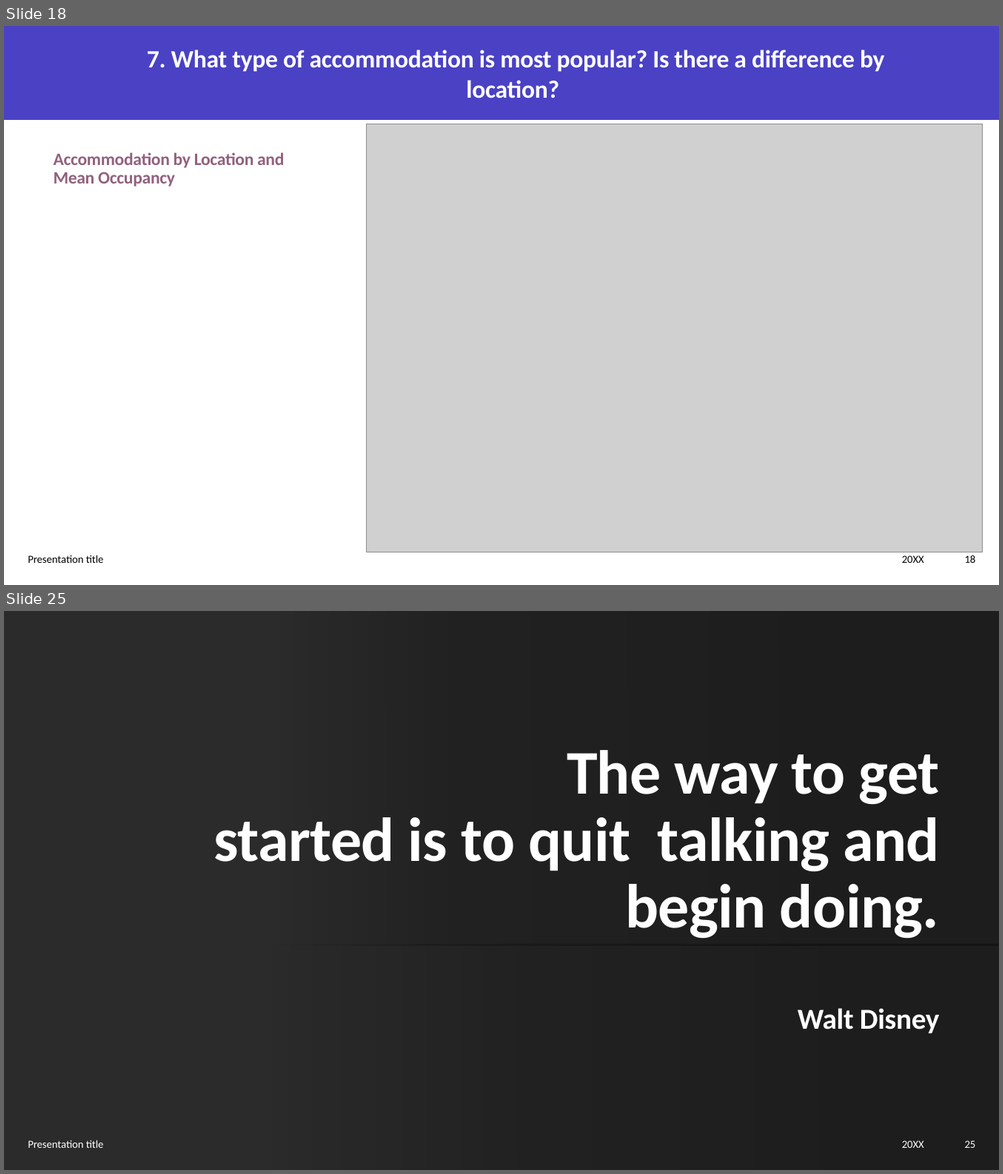
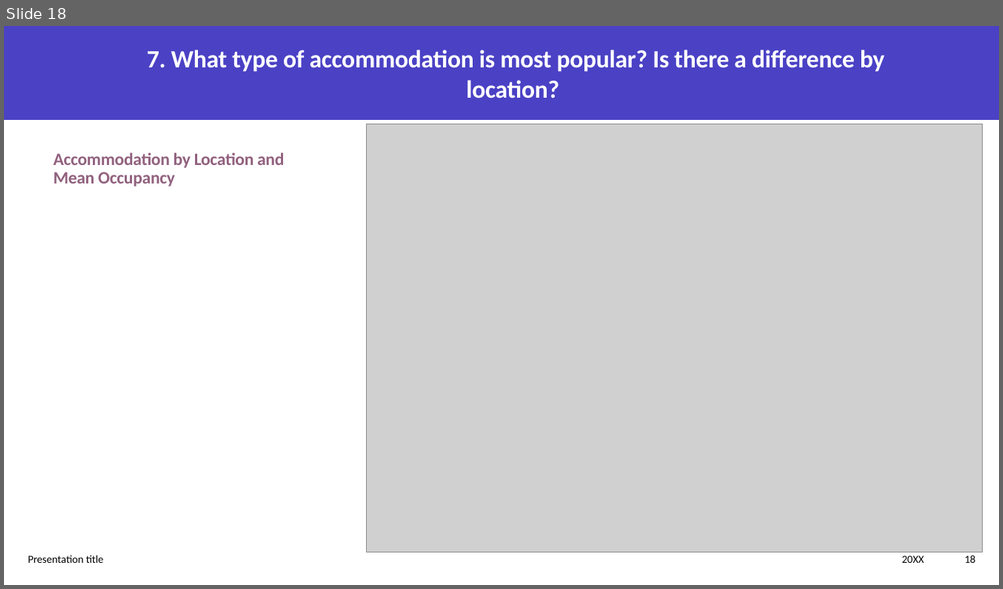
Before and after one commit to neilplenderleith/final_project_visit_scotland, a slide deck: Presentation/final_project_presentation.pptx. Shown one above the other, each under a label of ours: slides 18 and 25 before the commit, slide 18 after it; the slides between them are not shown. The pictures are 1003x1174 and 1003x589 pixels, drawn with LibreOffice and Linux fonts; fonts in the diff are those of the drawing; grey boxes stand for pictures; background and template pictures are left out; a plain dark background stands for a picture behind light text. Boxes give left, top, right and bottom in pixels: in the first picture for what was removed or moved away, otherwise in the second. Text is boxed around its words. In the diff, an @@ line names an element or a change of style, - is before the commit and + after.

```diff
--- a/Presentation/final_project_presentation.pptx
+++ b/Presentation/final_project_presentation.pptx
@@ slide 25 removed at box(4, 611, 999, 1170), background picture (left out) @@
@@ title removed at box(214, 750, 939, 939) @@
-The way to get
-started is to quit talking and begin doing.
@@ subtitle removed at box(797, 1008, 939, 1034) @@
-Walt Disney
@@ text removed at box(28, 1140, 104, 1148) @@
-Presentation title
@@ text removed at box(902, 1141, 924, 1148) @@
-20XX
@@ page number removed at box(965, 1141, 976, 1148) @@
-25
```
Also in this commit, not shown: 4 slides changed, 1 slide added, 9 other slides removed, 2 other files.
